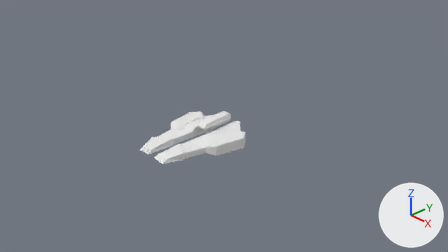
One commit to the Blender file SpaceShip_01v02.blend: the scene before it, then after it.
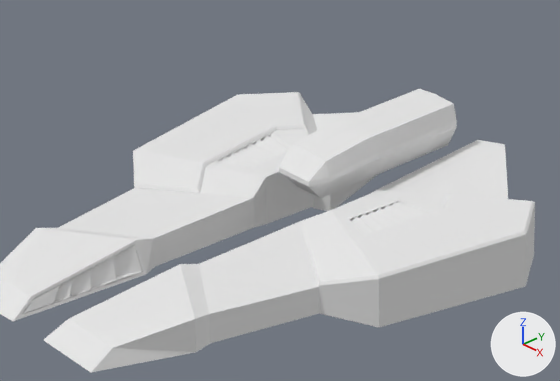
Each version appears first from the file's camera 'Camera', and next in a close-up on the part from 33% to 56% of the width and 37% to 66% of the height. The lights are fixed; the arrows at lower right show +X, +Y and +Z.

The scene before the commit, as lines of its bpy script (objects in view):
```python
me_plane = bpy.data.meshes.new('Plane')
me_plane.from_pydata(...)  # 244 vertices, 209 faces; spans x 0.0..0.92, y -1.55..0.82, z 0.11..0.56
me_plane.materials.append(mat_material)  # white #e7e7e7
ob_plane = bpy.data.objects.new('Plane', me_plane)
ob_plane.location = (0.0, 0.0, 0.0)
_m = ob_plane.modifiers.new('Mirror', 'MIRROR')
_m = ob_plane.modifiers.new('Bevel', 'BEVEL')
_m.limit_method = 'NONE'
_m.spread = 0.0
```
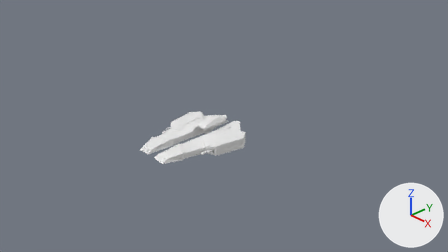
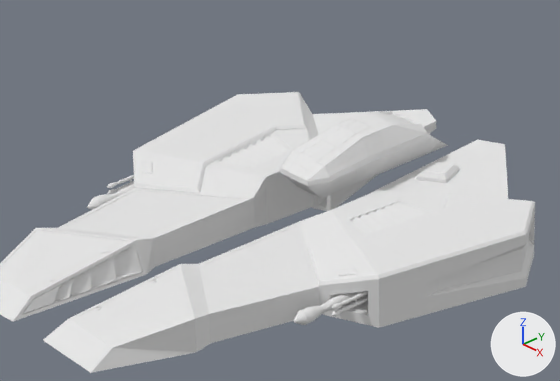
Boxes (x1, y1, x2, y2) around the edits, measured in the close-ups (560 x 381 px):
'Plane', reshaped: before (0, 89, 535, 373); after (0, 92, 535, 373)
'Gun.001', added: after (87, 175, 368, 325)
part 1 of me_plane, built on: before (281, 89, 457, 198); after (11, 109, 535, 326)

The change in detail:
Material 'Guns' (mat_guns) is new.
Its base color is (0.8, 0.8, 0.8) (white #e7e7e7).
me_plane is used by ob_plane; location (0.0, 0.0, 0.0).
me_plane had 244 vertices, 209 faces and spanned x 0.0..0.92, y -1.55..0.82, z 0.11..0.56.
me_plane now has 920 vertices, 832 faces and spans x 0.0..0.92, y -1.55..0.82, z 0.11..0.56.
me_plane part 1: 4 vertices moved from x 0.09..0.13, y -0.18..0.65, z 0.43..0.48 to x 0.09..0.13, y -0.18..0.51, z 0.43..0.51; 6 vertices removed from x 0.0..0.11, y -0.09..0.65, z 0.53..0.56; 682 vertices added at x 0.0..0.92, y -1.43..0.79, z 0.13..0.56.
Mesh me_gun_001 is new.
It has 1184 vertices, 1096 faces and spans x -0.54..1.18, y -0.54..0.64, z -7.49..5.5.
It uses material mat_guns (white #e7e7e7).
Object 'Gun.001' (ob_gun_001) is new; it shows me_gun_001.
Its location is (0.667, -0.446, 0.253).
Its rotation in degrees is (90, 0, 0).
Its scale is (0.0561, 0.0561, 0.0561).
It gains a MIRROR modifier named 'Mirror'.
Modifier setting: use_clip = True.
Modifier setting: mirror_object = ob_mirrorcenter.
Object 'MirrorCenter' (ob_mirrorcenter) is new.
Its location is (0.0, 0.0, 0.0).
Its hide viewport is True.
